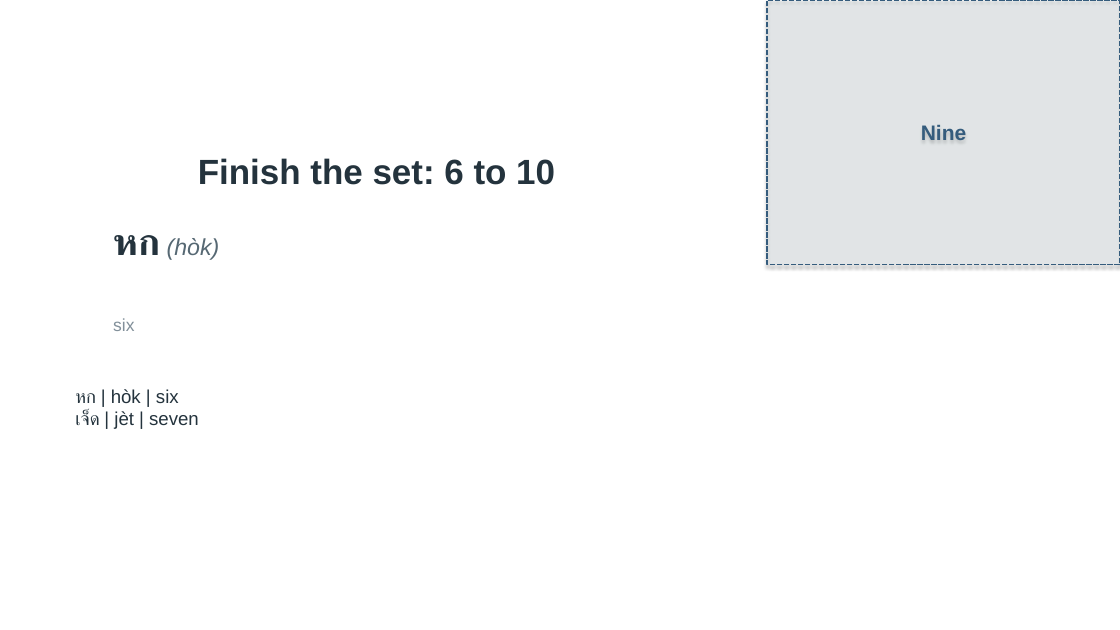
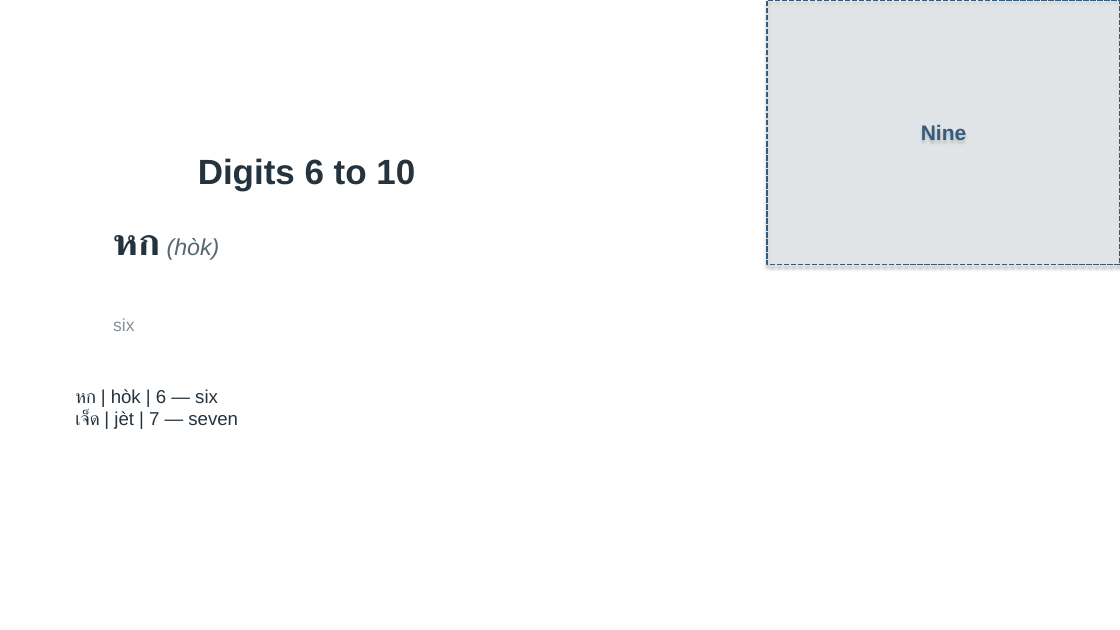
Before and after one commit to OTFTCS/thai-nine, a slide deck: slide 4 of course/modules/M01/L004/M01-L004-canva-deck.pptx. Drawn at 1120x630 pixels with LibreOffice and Linux fonts; fonts in the diff are those of the drawing; background and template pictures are left out. Boxes give left, top, right and bottom in pixels: in the first picture for what was removed or moved away, otherwise in the second. Text is boxed around its words. In the diff, an @@ line names an element or a change of style, - is before the commit and + after.

```diff
--- a/course/modules/M01/L004/M01-L004-canva-deck.pptx
+++ b/course/modules/M01/L004/M01-L004-canva-deck.pptx
@@ text at <box>198,158,415,191</box>: text changed @@
-Finish the set: 6 to 10
+Digits 6 to 10
@@ text at <box>75,389,238,429</box>: text changed @@
-หก | hòk | six
-เจ็ด | jèt | seven
+หก | hòk | 6 — six
+เจ็ด | jèt | 7 — seven
```
Also in this commit, not shown: 3 other slides changed, 2 slides added, 3 slides removed, 7 other files.
